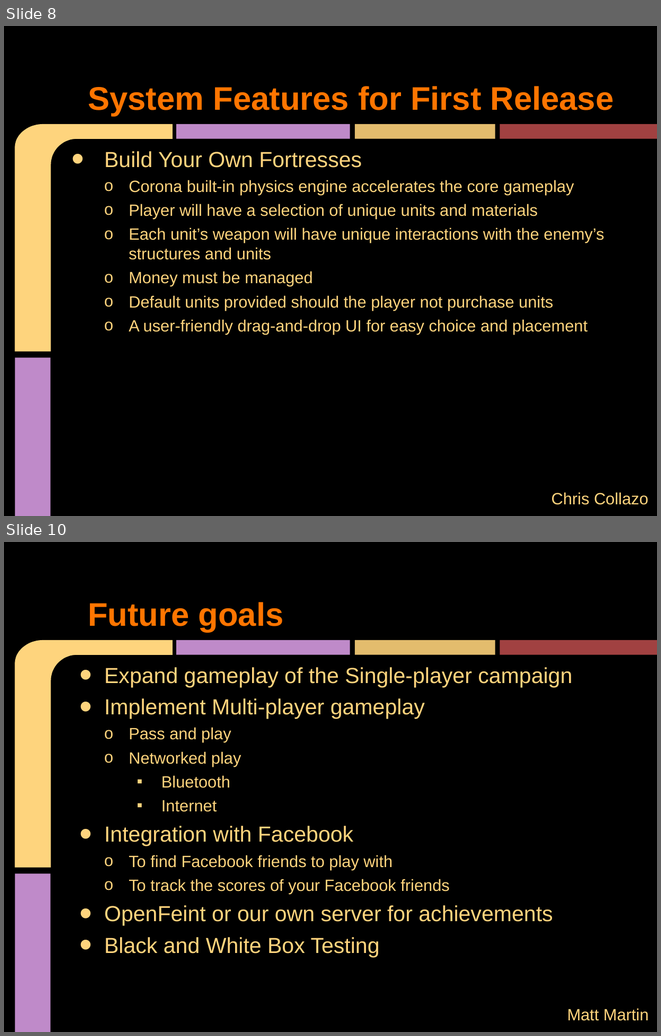
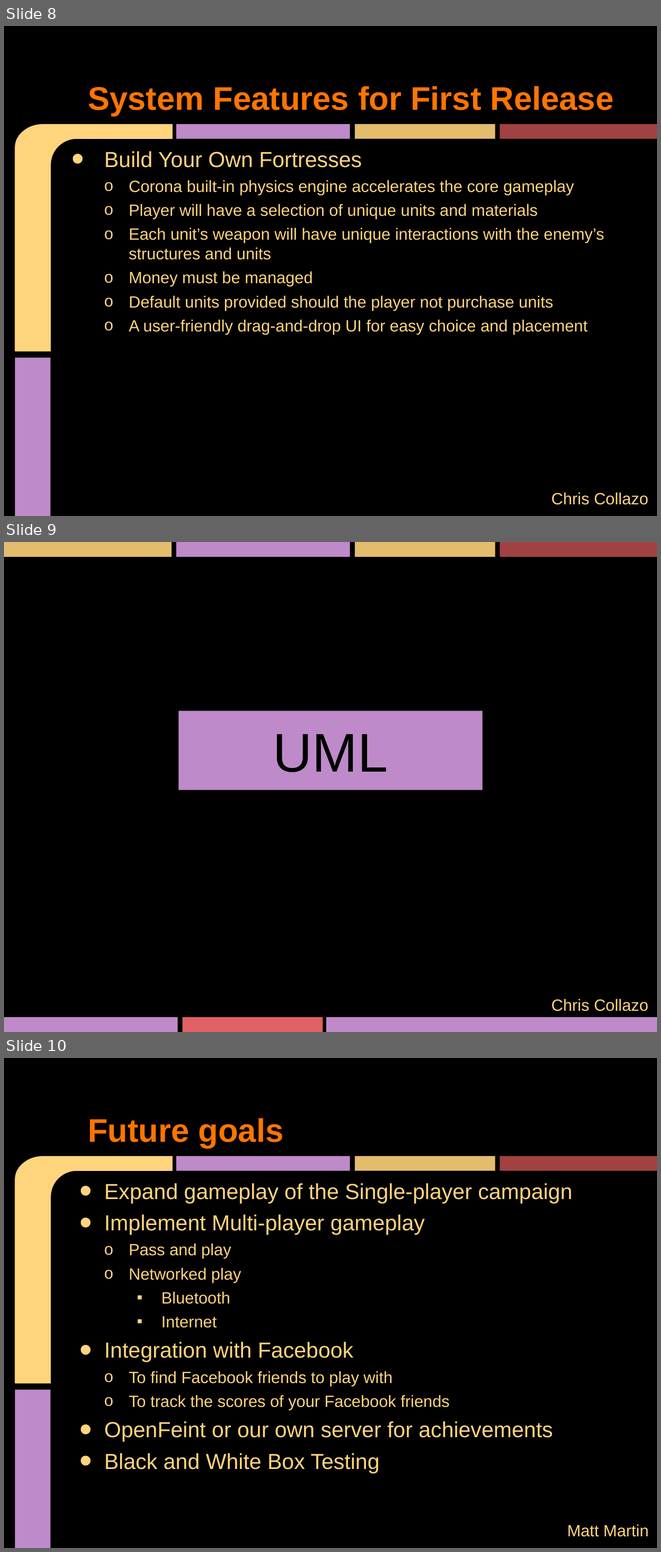
Before and after one commit to xeroequality/Repulsion-Software, a slide deck: Presentation/FirstReleaseFinal.pptx. Shown one above the other, each under a label of ours: slides 8 and 10 before the commit, slides 8, 9 and 10 after it; the slides between them are not shown. The pictures are 661x1036 and 661x1552 pixels, drawn with LibreOffice and Linux fonts; fonts in the diff are those of the drawing. Boxes give left, top, right and bottom in pixels: in the first picture for what was removed or moved away, otherwise in the second. Text is boxed around its words. In the diff, an @@ line names an element or a change of style, - is before the commit and + after.

```diff
--- a/Presentation/FirstReleaseFinal.pptx
+++ b/Presentation/FirstReleaseFinal.pptx
@@ slide 9 added at (4,542,657,1032), background #000000 @@
@@ rectangle added at (4,542,172,557), fill #E3BC6D @@
@@ rectangle added at (176,542,350,557), fill #BF8AC9 @@
@@ rectangle added at (355,542,495,557), fill #E3BC6D @@
@@ rectangle added at (500,542,657,557), fill #A14141 @@
@@ rectangle added at (178,711,482,790), fill #BF8AC9, 60 pt, text #000000 @@
+UML
@@ text added at (551,998,648,1011), 18 pt, text #FED47D @@
+Chris Collazo
@@ rectangle added at (4,1017,178,1032), fill #BF8AC9 @@
@@ rectangle added at (182,1017,323,1032), fill #E06163 @@
@@ rectangle added at (327,1017,657,1032), fill #BF8AC9 @@
```
Also in this commit, not shown: 1 slide removed, 5 other files.
